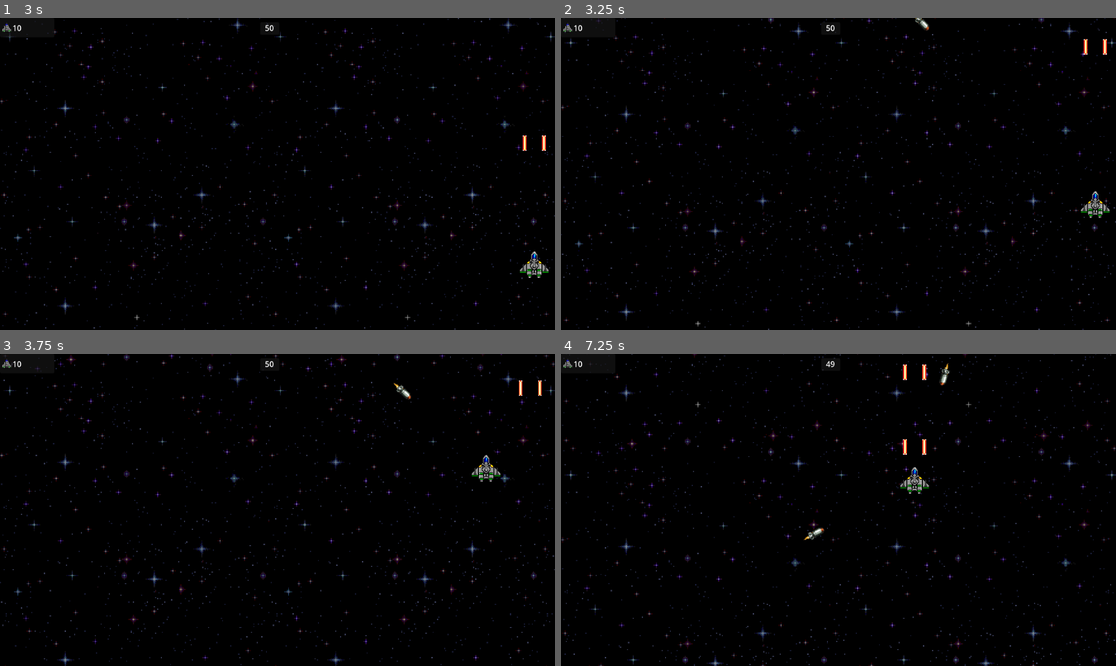
Above: before the commit, frames 1-4 (two rows, left to right).
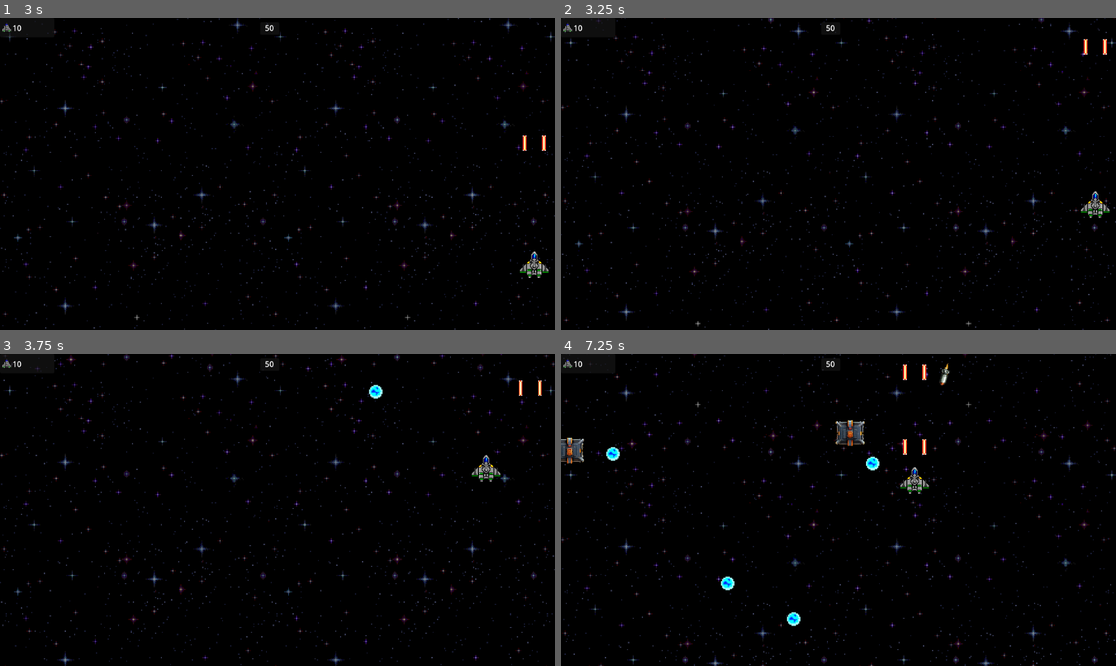
Above: after the commit, the same moments.

Repository: grammidin4eg/StartVoid
Game: Godot game, scene res://scenes/main/main.tscn
Two runs of this game, one before a commit and one after it. Both use one fixed random seed, a clock stepped at 60 frames per second and the inputs below. Sound files missing from this copy of the repository are replaced by a short silence.
Inputs:
- Up to frame 1 (3 s): hold D (right) 0.53-1.28 s; hold Space (fire) 0.53-1.28 s; hold S (down) 1.28-2.03 s; tap Space (fire) at 1.35, 2.85 s; hold D (right) 2.03-2.78 s; hold Space (fire) 2.03-2.78 s; hold W (up) from 2.78 s (still down)
- Up to frame 2 (3.25 s): keep holding W (up)
- Up to frame 3 (3.75 s): release W (up) at 3.53 s; hold A (left) from 3.53 s (still down); hold Space (fire) from 3.53 s (still down)
- Up to frame 4 (7.25 s): release Space (fire) at 4.28 s; tap Space (fire) at 4.35, 5.85 s; release A (left) at 5.03 s; hold S (down) 5.03-5.78 s; hold Space (fire) 5.03-5.78 s; hold D (right) 5.78-6.53 s; hold W (up) from 6.53 s (still down); hold Space (fire) from 6.53 s (still down)

Frame 1 is identical in both runs. In frame 2, less than 0.1% of the frame differs, in the area x 63-67%, y 0-5%; in frame 3, 0.2%; in frame 4, 1.1%, in the area x 0-58%, y 2-88%.

Commit message:
ufo мина

Diff:
--- a/scenes/main/spawn_timer.gd
+++ b/scenes/main/spawn_timer.gd
@@ -4,7 +4,8 @@
 	preload("res://scenes/ufo/ufo.tscn"),
 	preload("res://scenes/ufo/big_ufo.tscn"),
 	preload("res://scenes/ufo/asteroid.tscn"),
-	preload("res://scenes/ufo/torpeda.tscn")
+	preload("res://scenes/ufo/torpeda.tscn"),
+	preload("res://scenes/ufo/ufo_bomb.tscn")
 	]
 
 signal on_aim_destroy
--- a/scenes/shots/ufo_ball.gd
+++ b/scenes/shots/ufo_ball.gd
@@ -1,11 +1,12 @@
 extends CharacterBody2D
 
 const SPEED = 400
+var velocity_vector = null
 
 func _ready():
 	var player = get_node('/root/Main/Player')
 	if player and player.is_visible:
-		var direction = global_position.direction_to(player.global_position)
+		var direction = velocity_vector if velocity_vector else global_position.direction_to(player.global_position)
 		velocity = direction * SPEED
 
 func _physics_process(_delta):
--- a/scenes/ufo/ufo.gd
+++ b/scenes/ufo/ufo.gd
@@ -1,6 +1,6 @@
 extends CharacterBody2D
 
-enum UFO_DIRECT { DOWN, FOLOW }
+enum UFO_DIRECT { DOWN, FOLOW, BOOM }
 
 const BULLET = preload("res://scenes/shots/ufo_ball.tscn")
 
@@ -27,8 +27,19 @@
 				look_at(player.global_position)
 	move_and_slide()
 
+func create_boom(vel_vector):
+	var new_ball = BULLET.instantiate()
+	new_ball.global_position = global_position
+	new_ball.velocity_vector = vel_vector
+	get_parent().add_child(new_ball)
+
 func cross_middle():
 	type = middle_type
+	if type == UFO_DIRECT.BOOM:
+		await Common.wait(2)
+		for i in 36:
+			create_boom(Vector2.from_angle(i * 10))
+		hurt(health)
 
 func _on_timer_timeout():
 	if type == UFO_DIRECT.DOWN:
--- /dev/null
+++ b/scenes/ufo/ufo_bomb.tscn
@@ -0,0 +1,19 @@
+[gd_scene load_steps=4 format=3 uid="uid://dju0u0lm8yfrt"]
+
+[ext_resource type="PackedScene" uid="uid://dg5huet1dns14" path="res://scenes/ufo/ufo.tscn" id="1_s3fka"]
+[ext_resource type="Texture2D" uid="uid://s85yygi20q48" path="res://images/ufo_5.png" id="2_wy6r6"]
+
+[sub_resource type="CircleShape2D" id="CircleShape2D_egbj4"]
+radius = 16.1245
+
+[node name="UfoBomb" instance=ExtResource("1_s3fka")]
+middle_type = 2
+
+[node name="Sprite2D" parent="." index="0"]
+texture = ExtResource("2_wy6r6")
+
+[node name="CollisionShape2D" parent="." index="1"]
+shape = SubResource("CircleShape2D_egbj4")
+
+[node name="Timer" parent="." index="2"]
+autostart = false
Binary file added: images/ufo_5.png
Not shown, added: images/ufo_5.png.import
